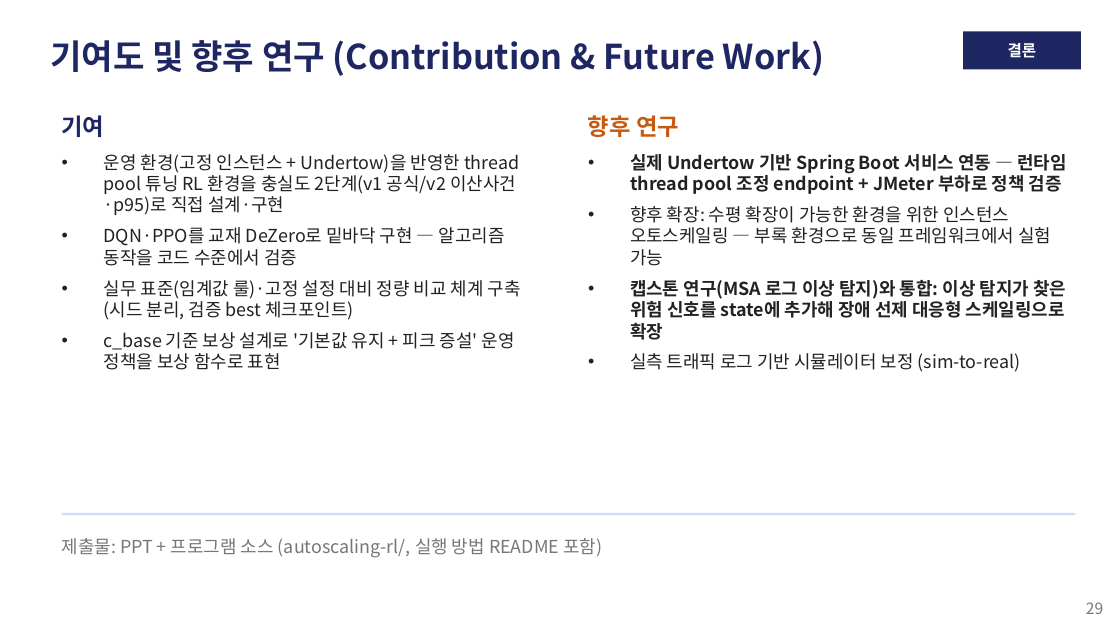
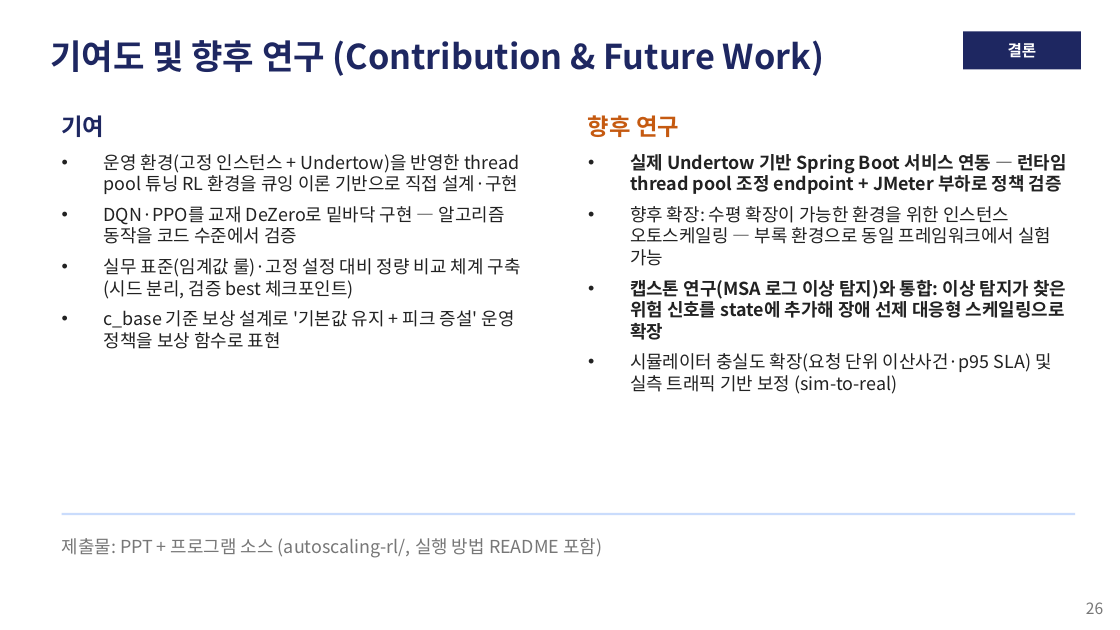
Before and after one commit to zzangdol1029/reinforce, a slide deck: slide 26 of autoscaling-rl/autoscaling_rl_발표.pptx (slide 29 before the commit). Drawn at 1120x630 pixels with LibreOffice and Linux fonts; fonts in the diff are those of the drawing. Boxes give left, top, right and bottom in pixels: in the first picture for what was removed or moved away, otherwise in the second. Text is boxed around its words. In the diff, an @@ line names an element or a change of style, - is before the commit and + after.

Commit message:
Refactor training loop in DQN agent to implement batch learning frequency; update presentation materials and results analysis
- Adjusted DQN training to perform learning every 4 steps for improved efficiency.
- Updated presentation slides with refined content and new results from the ev-threadpool environment.
- Added new result files for DQN and PPO algorithms, including learning curves and behavior comparisons.
- Revised summary CSV files to reflect updated performance metrics for different policies.
- Enhanced clarity in presentation text and structure for better audience understanding.

```diff
--- a/autoscaling-rl/autoscaling_rl_발표.pptx
+++ b/autoscaling-rl/autoscaling_rl_발표.pptx
@@ text at (104,154,519,194): text changed @@
-• 운영 환경(고정 인스턴스 + Undertow)을 반영한 thread pool 튜닝 RL 환경을 충실도 2단계(v1 공식/v2 이산사건·p95)로 직접 설계·구현
+• 운영 환경(고정 인스턴스 + Undertow)을 반영한 thread pool 튜닝 RL 환경을 큐잉 이론 기반으로 직접 설계·구현
@@ text at (630,353,1051,394): text changed @@
-• 실측 트래픽 로그 기반 시뮬레이터 보정 (sim-to-real)
+• 시뮬레이터 충실도 확장(요청 단위 이산사건·p95 SLA) 및 실측 트래픽 기반 보정 (sim-to-real)
@@ text at (1086,602,1103,614): text changed @@
-29
+26
```
Also in this commit, not shown: 19 other slides changed, 1 slide added, 4 slides removed, 37 other files.
